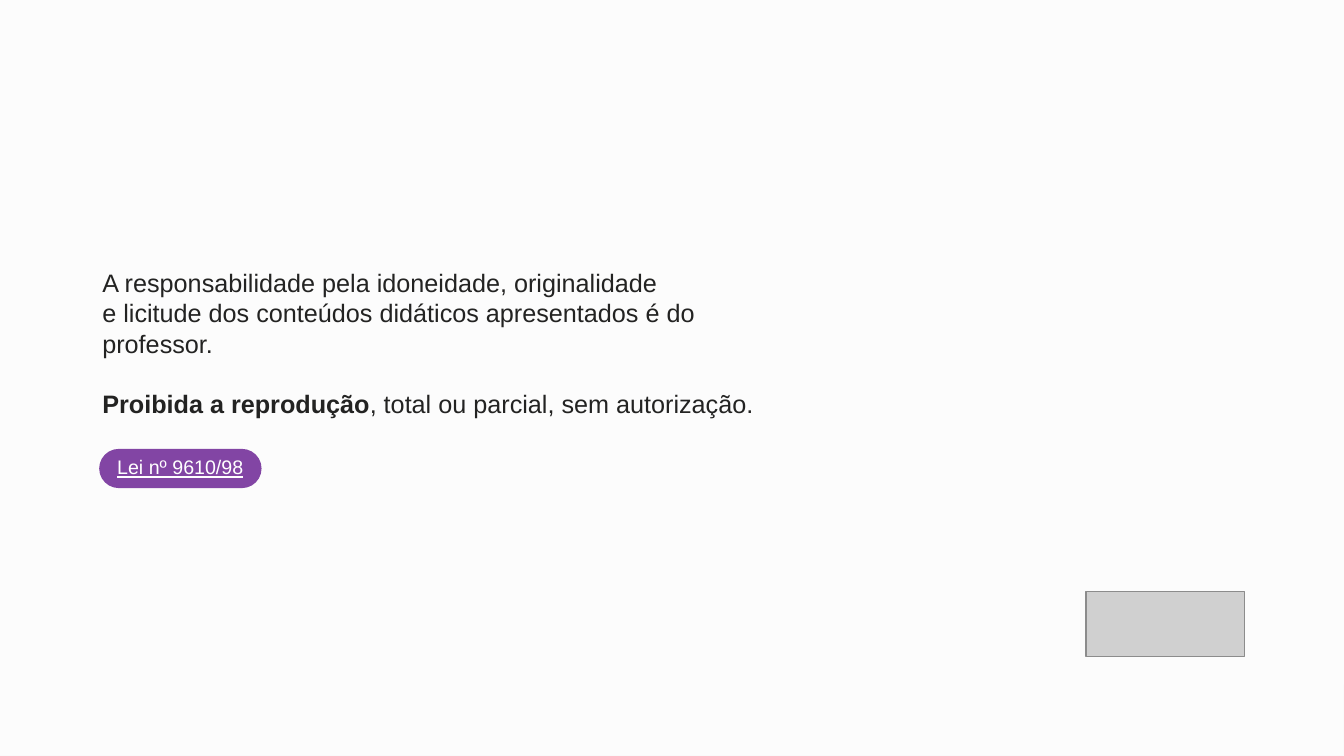
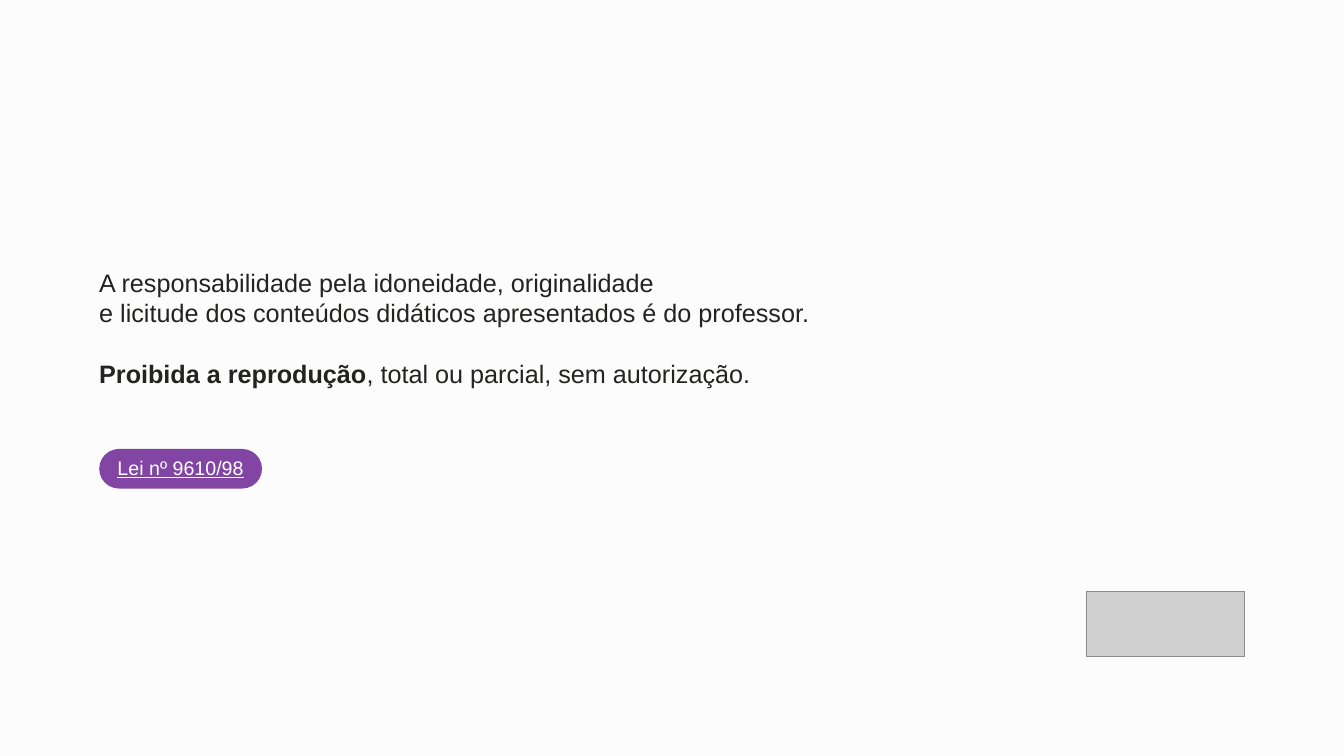
Before and after one commit to devdinho/SlideMerger, a slide deck: slide 2 of backend/Templates/Template.pptx. Drawn at 1344x756 pixels with LibreOffice and Linux fonts; fonts in the diff are those of the drawing; grey boxes stand for pictures; background and template pictures are left out. Boxes give left, top, right and bottom in pixels: in the first picture for what was removed or moved away, otherwise in the second. Text is boxed around its words. In the diff, an @@ line names an element or a change of style, - is before the commit and + after.

```diff
--- a/backend/Templates/Template.pptx
+++ b/backend/Templates/Template.pptx
@@ text "A responsabilidade pela idoneidade, originalidade" rewrapped from (102,273,753,419) to (99,273,809,389) @@
```
Also in this commit, not shown: 1 other slide changed, 1 slide added, 1 slide removed, 10 other files.
